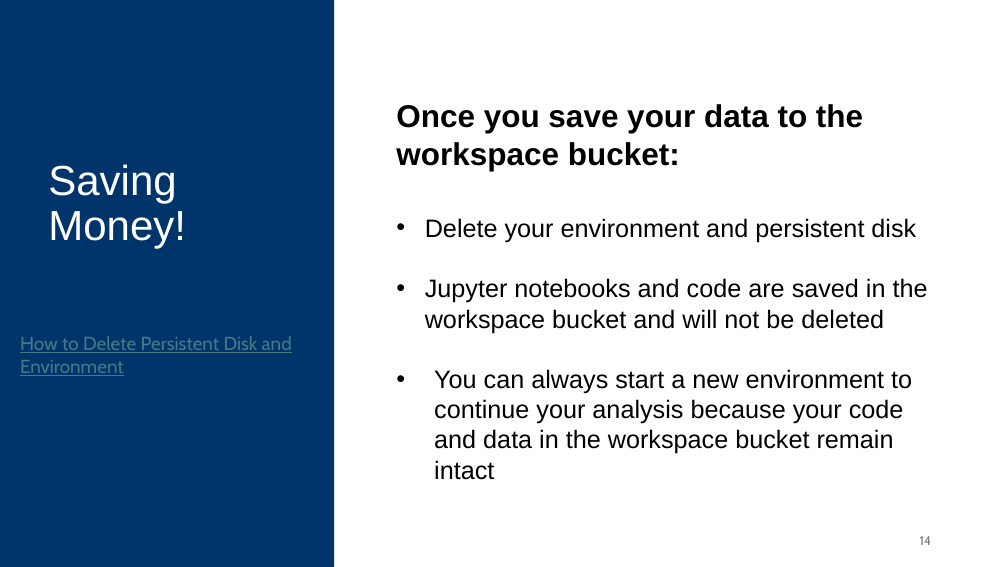
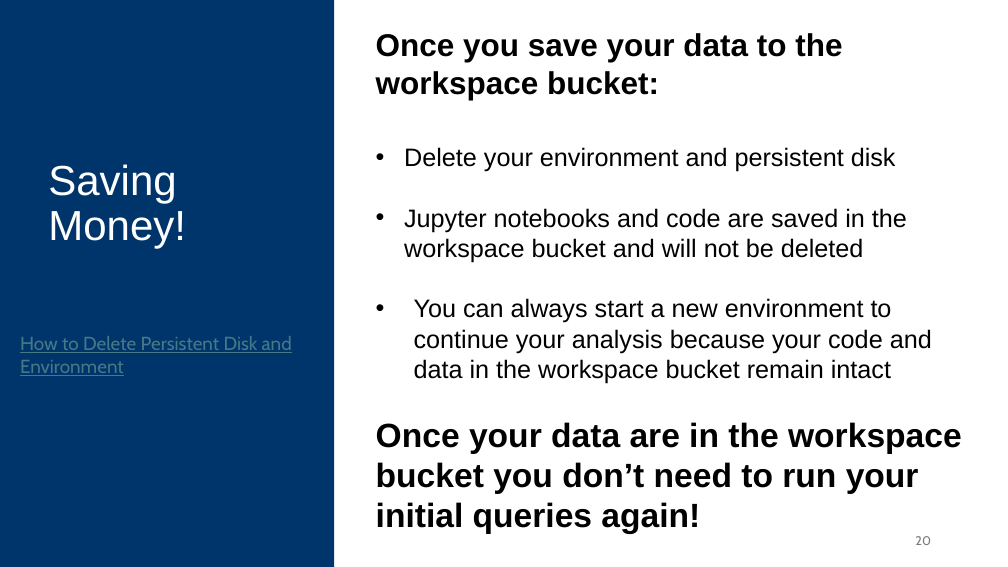
Before and after one commit to CWML/All-of-Us-Training-Resources, a slide deck: slide 20 of Session 2/Presentation_v2.pptx (slide 14 before the commit). Drawn at 1008x567 pixels with LibreOffice and Linux fonts; fonts in the diff are those of the drawing. Boxes give left, top, right and bottom in pixels: in the first picture for what was removed or moved away, otherwise in the second. Text is boxed around its words. In the diff, an @@ line names an element or a change of style, - is before the commit and + after.

```diff
--- a/Session 2/Presentation_v2.pptx
+++ b/Session 2/Presentation_v2.pptx
@@ text "Once you save your data ...": place and size @@
-text "Once you save your data ..." at [396, 104, 928, 480]
+text "Once you save your data ..." at [376, 33, 962, 534]
@@ text at [376, 422, 962, 534]: paragraph added @@
+Once your data are in the workspace bucket you don’t need to run your initial queries again!
@@ page number at [915, 536, 931, 545]: text changed @@
-14
+20
```
Also in this commit, not shown: 1 other slide changed, 6 slides added, 7 other files.
